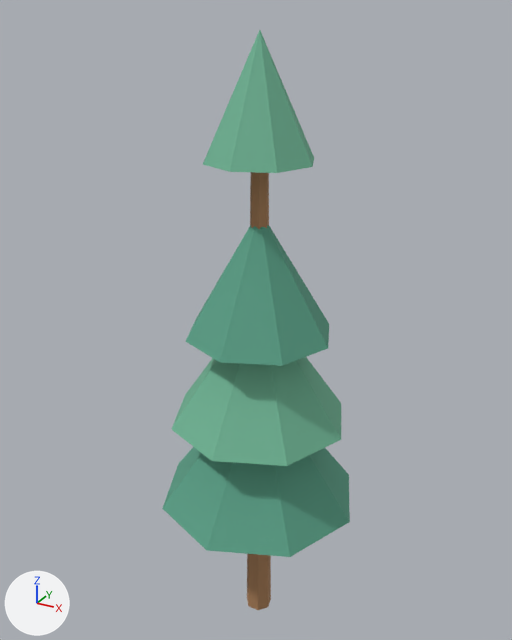
The glTF model assets/visual/generated/environment/conifer_04.glb, before and after one commit.
Both versions are drawn from a 50 mm lens placed at (2.93, -5.4, 6.19), pointed at (-0.11, 0.14, 3.42). The lights are fixed; the arrows at lower left show +X, +Y and +Z. The picture after the commit comes second. Vertices at exactly the same position are counted once.

In view in the first picture: 'conifer_04'.
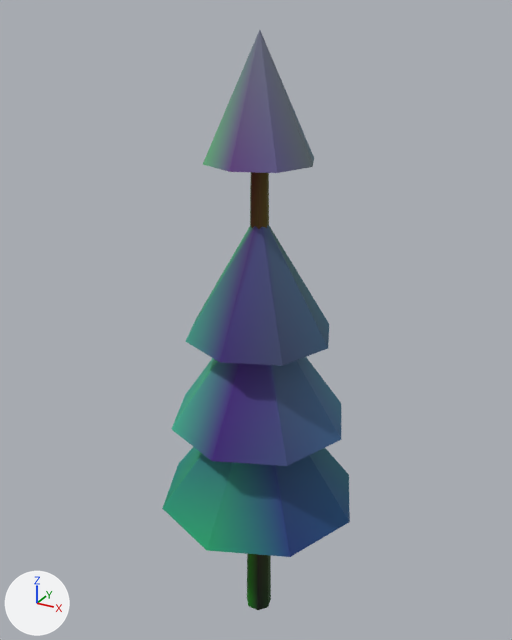
Boxes [x1, y1, x2, y2] around the edits, measured in the pictures (512 x 640 px):
'conifer_04', recoloured (darker)
    both: [162, 30, 350, 610]

Patch to the scene script:
```diff
--- a/assets/visual/generated/environment/conifer_04.glb.py
+++ b/assets/visual/generated/environment/conifer_04.glb.py
@@ mat_trunk @@
 n0 = _N.new('ShaderNodeBsdfPrincipled'); n0.name = 'Principled BSDF'
-n0.inputs[0].default_value = (0.42, 0.22, 0.1, 1.0)  # 'Base Color', brown #ad8159
 n0.inputs[2].default_value = 0.82  # 'Roughness'
 n1 = _N.new('ShaderNodeOutputMaterial'); n1.name = 'Material Output'
+n2 = _N.new('ShaderNodeMix'); n2.name = 'Mix'
+n2.data_type = 'RGBA'
+n2.blend_type = 'MULTIPLY'
+n2.inputs[0].default_value = 1.0  # 'Factor'
+n2.inputs[7].default_value = (0.42, 0.22, 0.1, 1.0)  # 'B', brown #ad8159
+n3 = _N.new('ShaderNodeVertexColor'); n3.name = 'Color Attribute'
 _L.new(n0.outputs[0], n1.inputs[0])  # 'BSDF' to 'Surface'
+_L.new(n2.outputs[2], n0.inputs[0])  # 'Result' to 'Base Color'
+_L.new(n3.outputs[0], n2.inputs[6])  # 'Color' to 'A'
@@ mat_needle_primary @@
 n0 = _N.new('ShaderNodeBsdfPrincipled'); n0.name = 'Principled BSDF'
-n0.inputs[0].default_value = (0.1, 0.35, 0.24, 1.0)  # 'Base Color', green #59a086
 n0.inputs[2].default_value = 0.82  # 'Roughness'
 n1 = _N.new('ShaderNodeOutputMaterial'); n1.name = 'Material Output'
+n2 = _N.new('ShaderNodeMix'); n2.name = 'Mix'
+n2.data_type = 'RGBA'
+n2.blend_type = 'MULTIPLY'
+n2.inputs[0].default_value = 1.0  # 'Factor'
+n2.inputs[7].default_value = (0.1, 0.35, 0.24, 1.0)  # 'B', green #59a086
+n3 = _N.new('ShaderNodeVertexColor'); n3.name = 'Color Attribute'
 _L.new(n0.outputs[0], n1.inputs[0])  # 'BSDF' to 'Surface'
+_L.new(n2.outputs[2], n0.inputs[0])  # 'Result' to 'Base Color'
+_L.new(n3.outputs[0], n2.inputs[6])  # 'Color' to 'A'
@@ mat_needle_secondary @@
 n0 = _N.new('ShaderNodeBsdfPrincipled'); n0.name = 'Principled BSDF'
-n0.inputs[0].default_value = (0.16, 0.46, 0.3, 1.0)  # 'Base Color', green #6fb595
 n0.inputs[2].default_value = 0.82  # 'Roughness'
 n1 = _N.new('ShaderNodeOutputMaterial'); n1.name = 'Material Output'
+n2 = _N.new('ShaderNodeMix'); n2.name = 'Mix'
+n2.data_type = 'RGBA'
+n2.blend_type = 'MULTIPLY'
+n2.inputs[0].default_value = 1.0  # 'Factor'
+n2.inputs[7].default_value = (0.16, 0.46, 0.3, 1.0)  # 'B', green #6fb595
+n3 = _N.new('ShaderNodeVertexColor'); n3.name = 'Color Attribute'
 _L.new(n0.outputs[0], n1.inputs[0])  # 'BSDF' to 'Surface'
+_L.new(n2.outputs[2], n0.inputs[0])  # 'Result' to 'Base Color'
+_L.new(n3.outputs[0], n2.inputs[6])  # 'Color' to 'A'
@@ me_cone_023 @@
 me_cone_023.from_pydata(...)  # 80 vertices, 140 faces; spans x -1.02..1.02, y -1.02..1.02, z 0.0..6.04
 # used by ob_conifer_04; location = (0.0, 0.0, 0.0)
+# me_cone_023 part 1: vertex colours changed
 me_cone_023.materials.append(mat_trunk)
```
